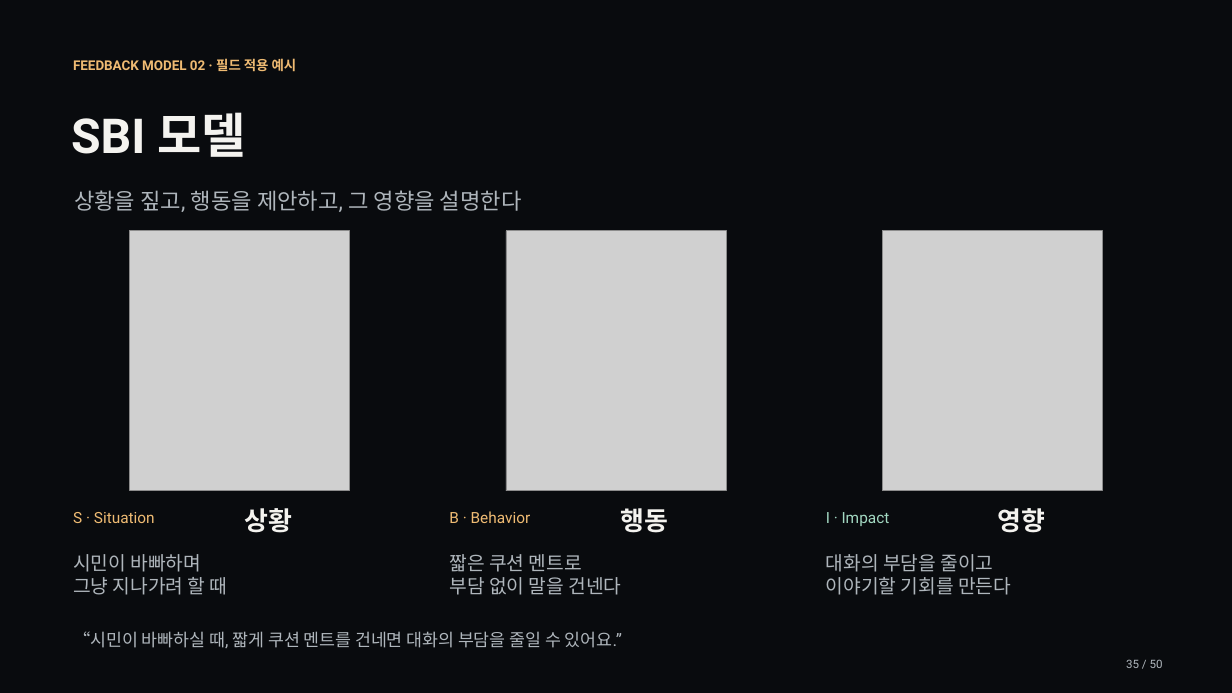
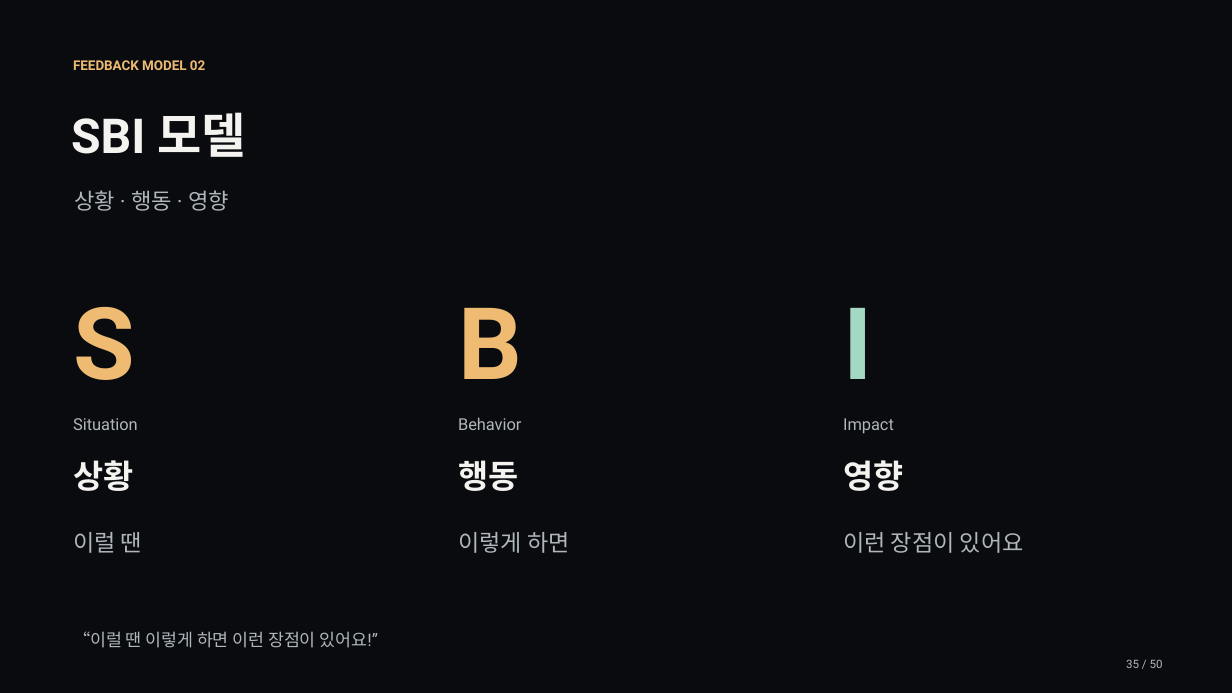
Before and after one commit to jaeyoung5178-bot/Presence, a slide deck: slide 35 of education/training/signature/training-signature.pptx. Drawn at 1232x693 pixels with LibreOffice and Linux fonts; fonts in the diff are those of the drawing; grey boxes stand for pictures. Boxes give left, top, right and bottom in pixels: in the first picture for what was removed or moved away, otherwise in the second. Text is boxed around its words. In the diff, an @@ line names an element or a change of style, - is before the commit and + after.

```diff
--- a/education/training/signature/training-signature.pptx
+++ b/education/training/signature/training-signature.pptx
@@ text at bbox=[73, 60, 205, 70]: text changed @@
-FEEDBACK MODEL 02 · 필드 적용 예시
+FEEDBACK MODEL 02
@@ text at bbox=[74, 190, 229, 211]: text changed @@
-상황을 짚고, 행동을 제안하고, 그 영향을 설명한다
+상황 · 행동 · 영향
@@ picture removed at bbox=[130, 231, 350, 491] @@
@@ picture removed at bbox=[506, 231, 726, 491] @@
@@ picture removed at bbox=[883, 231, 1103, 491] @@
@@ text added at bbox=[73, 307, 134, 380], 78 pt, text #EFBB73, bold @@
+S
@@ text added at bbox=[458, 308, 522, 379], 78 pt, text #EFBB73, bold @@
+B
@@ text added at bbox=[843, 308, 872, 379], 78 pt, text #A3D9C2, bold @@
+I
@@ text at bbox=[73, 418, 138, 430]: text changed; size 12 to 12.8 pt; text colour #EFBB73 to #AFB6BC @@
-S · Situation
+Situation
@@ text at bbox=[458, 417, 521, 430]: text changed; size 12 to 12.8 pt; text colour #EFBB73 to #AFB6BC @@
-B · Behavior
+Behavior
@@ text at bbox=[843, 418, 894, 434]: text changed; size 12 to 12.8 pt; text colour #A3D9C2 to #AFB6BC @@
-I · Impact
+Impact
@@ size 20.2 to 25.5 pt in 3 elements at bbox=[843, 460, 903, 491], bbox=[458, 460, 518, 491], bbox=[73, 460, 133, 491] @@
@@ text "상황": place and size @@
-text "상황" at bbox=[244, 508, 292, 533]
+text "상황" at bbox=[73, 460, 133, 491]
@@ text "행동": place and size @@
-text "행동" at bbox=[621, 508, 669, 533]
+text "행동" at bbox=[458, 460, 518, 491]
@@ text "영향": place and size @@
-text "영향" at bbox=[997, 508, 1045, 533]
+text "영향" at bbox=[843, 460, 903, 491]
@@ text added at bbox=[73, 532, 142, 553], 18 pt, text #AFB6BC @@
+이럴 땐
@@ text added at bbox=[458, 532, 570, 553], 18 pt, text #AFB6BC @@
+이렇게 하면
@@ text added at bbox=[843, 532, 1024, 553], 18 pt, text #AFB6BC @@
+이런 장점이 있어요
@@ text removed at bbox=[73, 554, 228, 595] @@
-시민이 바빠하며
-그냥 지나가려 할 때
@@ text removed at bbox=[449, 554, 622, 595] @@
-짧은 쿠션 멘트로
-부담 없이 말을 건넨다
@@ text removed at bbox=[826, 554, 1011, 595] @@
-대화의 부담을 줄이고
-이야기할 기회를 만든다
@@ text at bbox=[73, 631, 378, 648]: text changed @@
-“시민이 바빠하실 때, 짧게 쿠션 멘트를 건네면 대화의 부담을 줄일 수 있어요.”
+“이럴 땐 이렇게 하면 이런 장점이 있어요!”
```
Also in this commit, not shown: 18 other slides changed, 51 other files.
